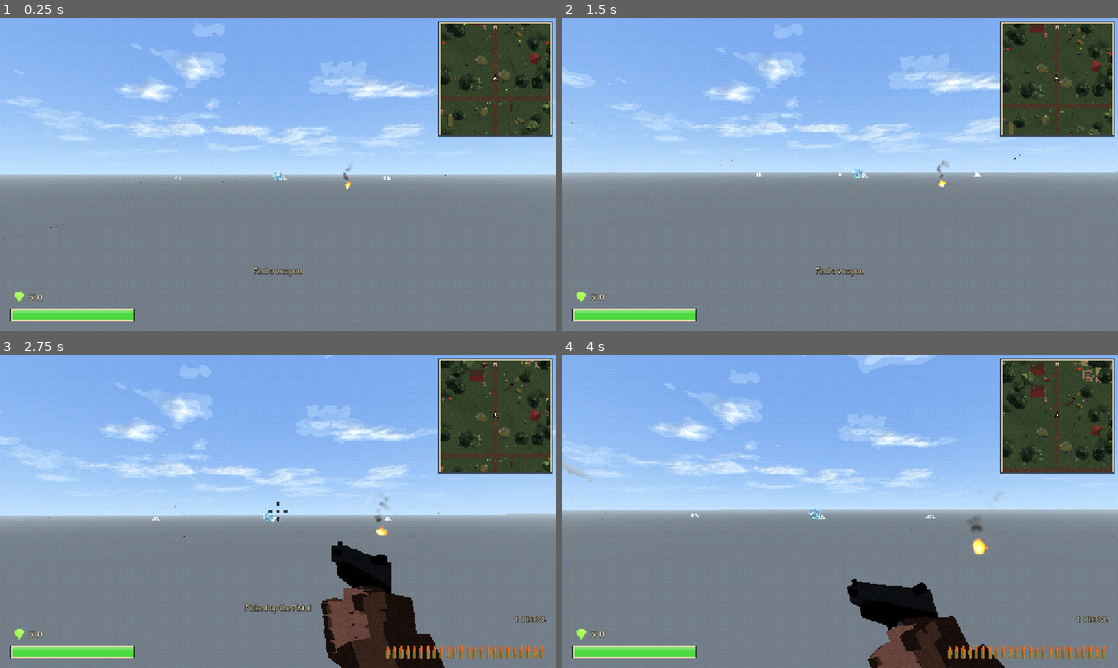
Above: before the commit, frames 1-4 (two rows, left to right).
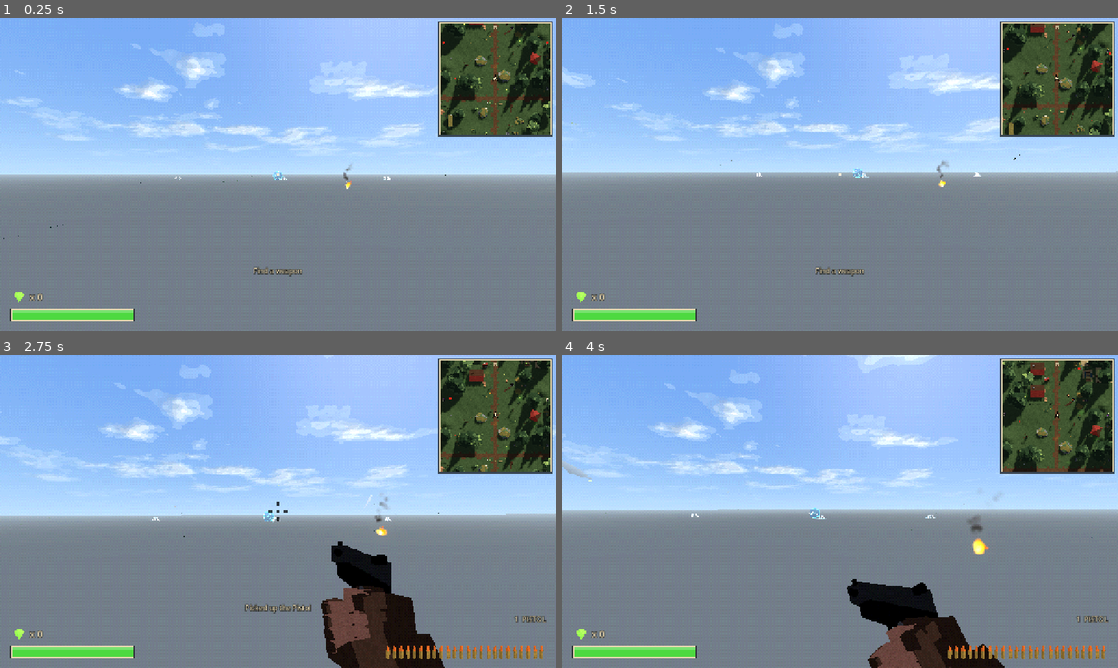
Above: after the commit, the same moments.

Repository: frankhale/opus-fps
Game: Godot game, scene res://scenes/main.tscn
Same seed, same stepped clock (60 frames per second), same inputs: the game is played once before the commit and once after it.
Inputs (mouse positions are in pixels of both pictures, inside the frame that each line leads up to):
- Up to frame 1 (0.25 s): no input
- Up to frame 2 (1.5 s): tap Enter at 0.5 s; move the mouse to (867, 174) at 0.52 s; hold C (crouch) 0.53-1.28 s; hold W (move_forward) from 0.53 s (still down); tap Space (jump) at 0.77 s; move the mouse to (812, 174) at 1.27 s; click (812, 174) at 1.35 s
- Up to frame 3 (2.75 s): keep holding W (move_forward); tap Space (jump) at 1.52 s; move the mouse to (289, 505) at 2.02 s; hold Mouse wheel down (next_weapon) from 2.03 s (still down)
- Up to frame 4 (4 s): keep holding W (move_forward); move the mouse to (834, 517) at 2.77 s; release Mouse wheel down (next_weapon) at 2.78 s; tap Mouse wheel up (prev_weapon) at 2.85 s; tap Space (jump) at 3.02, 3.77 s; move the mouse to (878, 514) at 3.52 s; hold Shift (sprint) from 3.53 s (still down)

The runs differ from the first frame. In frame 1, 7.3% of the frame differs, in the area x 0-100%, y 0-71%; in frame 2, 6.2%; in frame 3, 8.1%; in frame 4, 9.0%, in the area x 4-99%, y 0-63%.

Commit message:
Give the daytime lighting shadows and depth
- The sun now casts shadows (four cascades out to 140 m), sits lower at
  about 42 degrees for longer shadows, and is warmer, a little brighter
  and smaller, so shadow edges are crisper.
- Ambient light is taken partly from the sky and partly from a cooler
  fixed color, at lower energy, so shade reads soft blue rather than
  flat grey and up-facing and side-facing surfaces differ.
- Distance fog glows faintly toward the sun; saturation is up 10%.
- SSAO stays off: at the low render resolution it crushed whole
  shadowed areas to black (noted in the README).

Diff:
--- a/godot/scenes/world.tscn
+++ b/godot/scenes/world.tscn
@@ -22,9 +22,10 @@
 [sub_resource type="Environment" id="Environment_world"]
 background_mode = 2
 sky = SubResource("Sky_main")
-ambient_light_source = 2
-ambient_light_color = Color(0.64, 0.7, 0.8, 1)
-ambient_light_energy = 1.15
+ambient_light_source = 3
+ambient_light_color = Color(0.6, 0.68, 0.82, 1)
+ambient_light_sky_contribution = 0.4
+ambient_light_energy = 1.0
 tonemap_mode = 0
 glow_enabled = true
 glow_levels/1 = 1.0
@@ -40,7 +41,7 @@
 fog_enabled = true
 fog_mode = 1
 fog_light_color = Color(0.7, 0.78, 0.86, 1)
-fog_sun_scatter = 0.0
+fog_sun_scatter = 0.12
 fog_depth_curve = 1.2
 fog_depth_begin = 30.0
 fog_depth_end = 260.0
@@ -55,7 +56,7 @@
 adjustment_enabled = true
 adjustment_brightness = 1.1
 adjustment_contrast = 1.05
-adjustment_saturation = 1.0
+adjustment_saturation = 1.1
 
 [sub_resource type="FogMaterial" id="FogMaterial_ground"]
 density = 0.012
@@ -69,10 +70,19 @@
 environment = SubResource("Environment_world")
 
 [node name="Sun" type="DirectionalLight3D" parent="."]
-transform = Transform3D(-0.8660, -0.4096, 0.2868, 0.0000, 0.5736, 0.8192, -0.5000, 0.7094, -0.4967, 0, 20, 0)
-light_color = Color(1, 0.96, 0.88, 1)
-light_energy = 1.6
-light_angular_distance = 5.0
+transform = Transform3D(-0.8660, -0.3346, 0.3716, 0.0000, 0.7432, 0.6691, -0.5000, 0.5794, -0.6436, 0, 20, 0)
+light_color = Color(1, 0.93, 0.8, 1)
+light_energy = 1.9
+light_angular_distance = 1.5
+shadow_enabled = true
+shadow_bias = 0.05
+shadow_normal_bias = 1.5
+shadow_blur = 0.6
+directional_shadow_split_1 = 0.08
+directional_shadow_split_2 = 0.22
+directional_shadow_split_3 = 0.5
+directional_shadow_fade_start = 0.85
+directional_shadow_max_distance = 140.0
 
 [node name="GroundMist" type="FogVolume" parent="."]
 transform = Transform3D(1, 0, 0, 0, 1, 0, 0, 0, 1, 0, 1.5, 0)
Not shown, changed: godot/README.md
